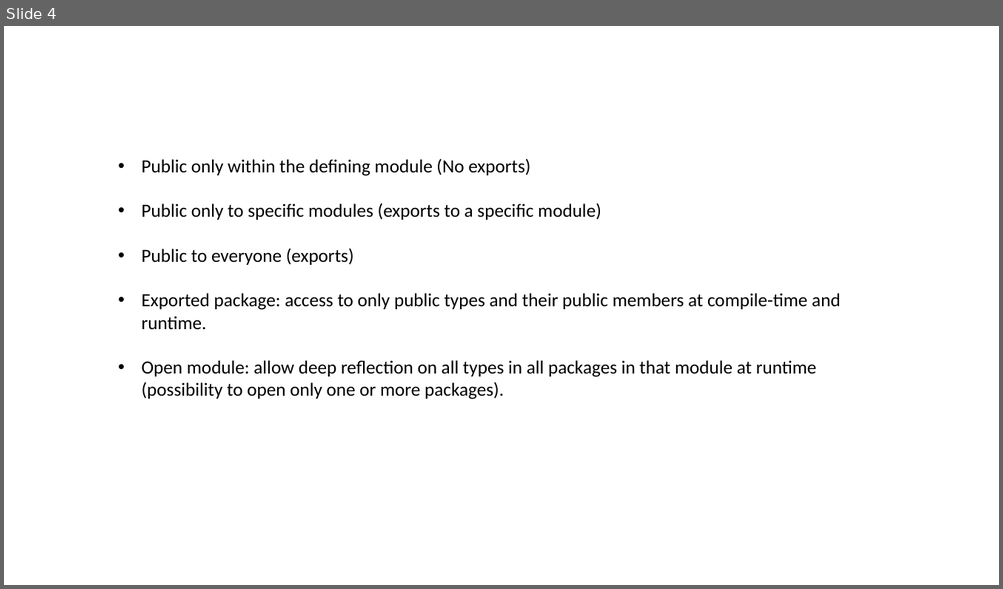
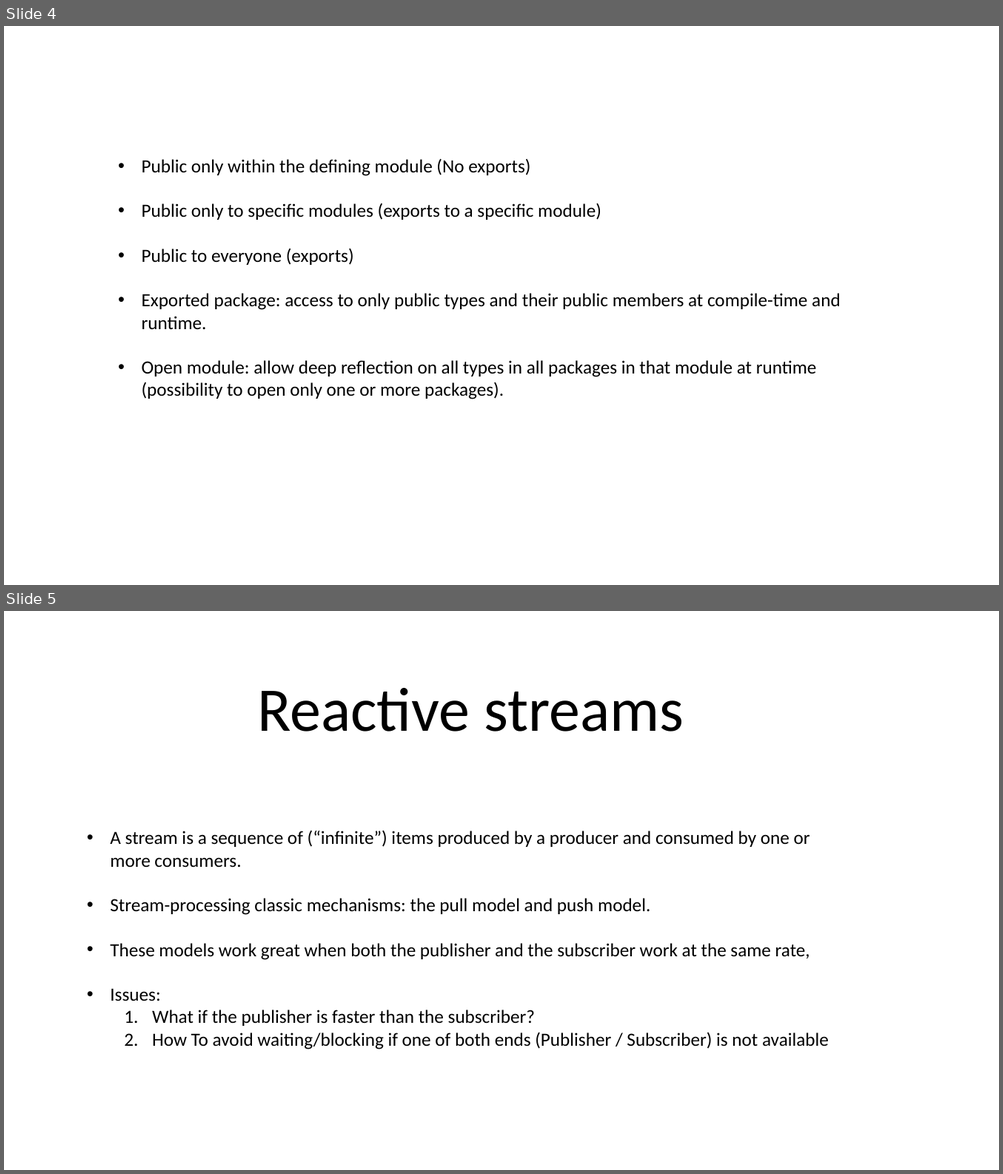
Before and after one commit to lzbair/all-java, a slide deck: java9.pptx. Shown one above the other, each under a label of ours: slide 4 before the commit, slides 4 and 5 after it. The pictures are 1003x589 and 1003x1174 pixels, drawn with LibreOffice and Linux fonts; fonts in the diff are those of the drawing. Boxes give left, top, right and bottom in pixels: in the first picture for what was removed or moved away, otherwise in the second. Text is boxed around its words. In the diff, an @@ line names an element or a change of style, - is before the commit and + after.

Commit message:
Reactive streams

```diff
--- a/java9.pptx
+++ b/java9.pptx
@@ slide 5 added at [4,611,999,1170], background #FFFFFF @@
@@ title added at [257,688,684,732], 60 pt, text #000000 @@
+Reactive streams
@@ text added at [110,830,828,1050], 18 pt, text #000000 @@
+• A stream is a sequence of (“infinite”) items produced by a producer and consumed by one or more consumers.
+• Stream-processing classic mechanisms: the pull model and push model.
+• These models work great when both the publisher and the subscriber work at the same rate,
+• Issues:
+  1. What if the publisher is faster than the subscriber?
+  2. How To avoid waiting/blocking if one of both ends (Publisher / Subscriber) is not available
```
Also in this commit, not shown: 2 other slides added, 11 other files.
